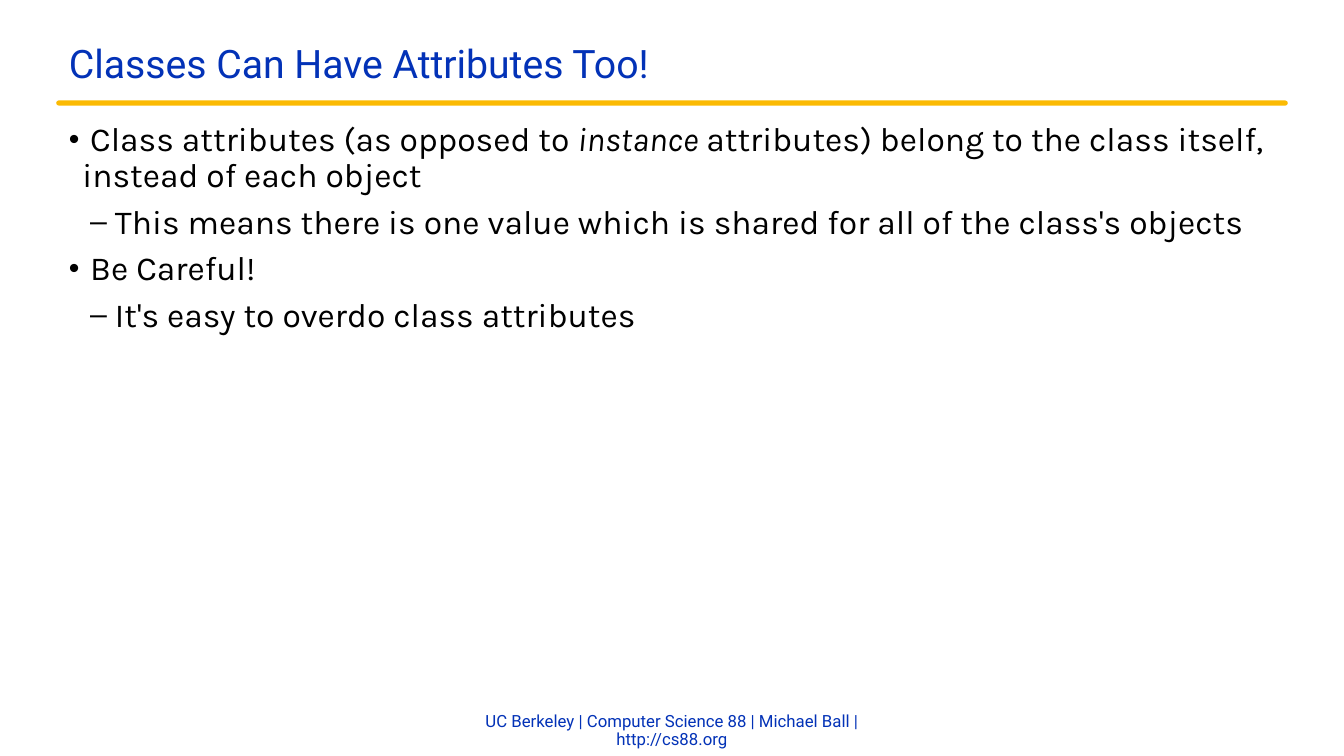
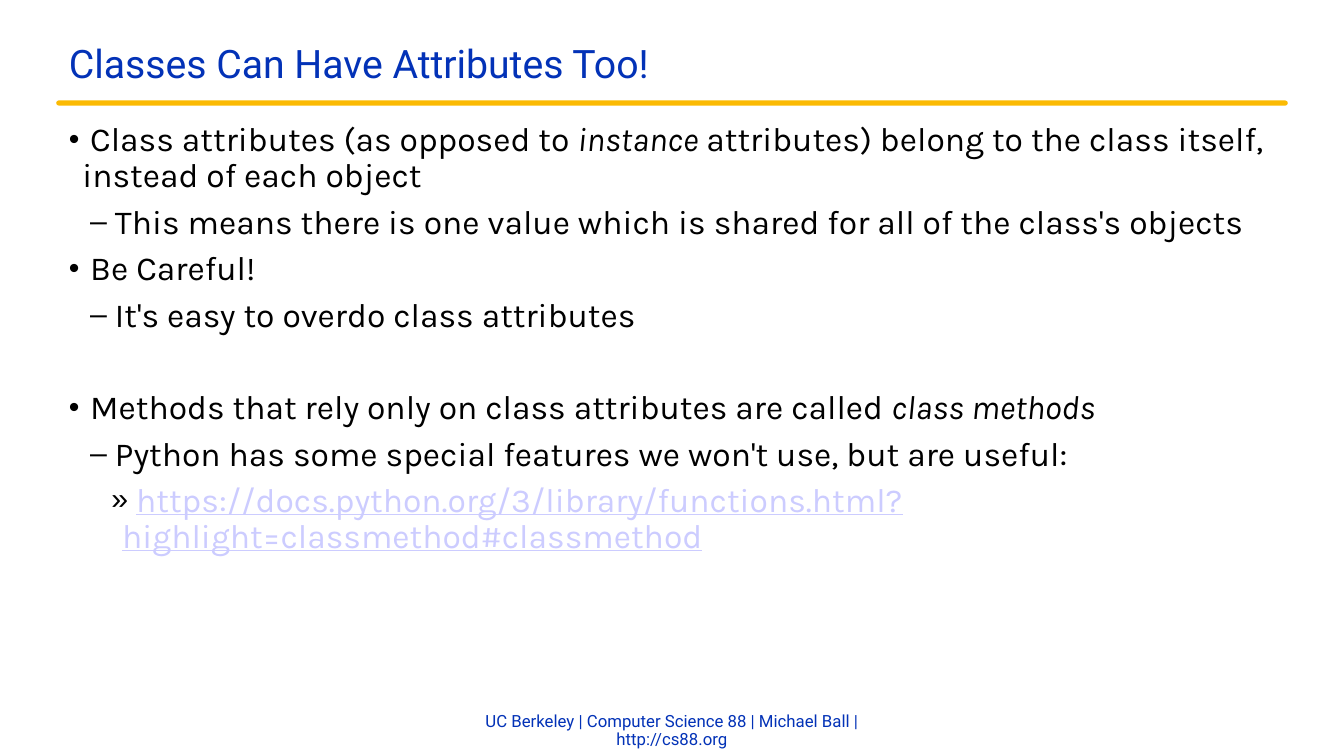
Before and after one commit to cs88-website/fa22, a slide deck: slide 3 of assets/slides/fa22/14-OOP_II.pptx. Drawn at 1344x756 pixels with LibreOffice and Linux fonts; fonts in the diff are those of the drawing; background and template pictures are left out. Boxes give left, top, right and bottom in pixels: in the first picture for what was removed or moved away, otherwise in the second. Text is boxed around its words. In the diff, an @@ line names an element or a change of style, - is before the commit and + after.

```diff
--- a/assets/slides/fa22/14-OOP_II.pptx
+++ b/assets/slides/fa22/14-OOP_II.pptx
@@ text at [90, 396, 1095, 556]: paragraphs added @@
+• Methods that rely only on class attributes are called class methods
+  – Python has some special features we won't use, but are useful:
+    » https://docs.python.org/3/library/functions.html?highlight=classmethod#classmethod
```
Also in this commit, not shown: 7 other files.
